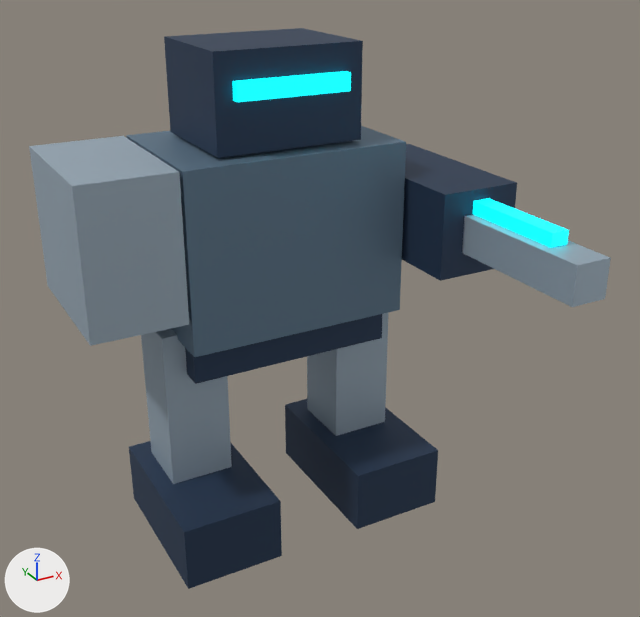
One commit to the Blender file art/sentinel_low.blend: the scene before it, then after it.
One viewpoint serves both versions: a 50 mm camera at (-1.29, -2.74, 2.12) aimed at (0.02, -0.36, 0.93). The lights are fixed; the arrows at lower left show +X, +Y and +Z. The picture after the commit comes second.

Names of what the first picture shows: 'Accelerator barrel', 'Foot', 'Foot.001', 'Helmet', 'Leg actuator', 'Leg actuator.001', 'Pelvis', 'Shoulder shield', 'Torso', 'Visor', 'Weapon cradle', 'Weapon tracer'.
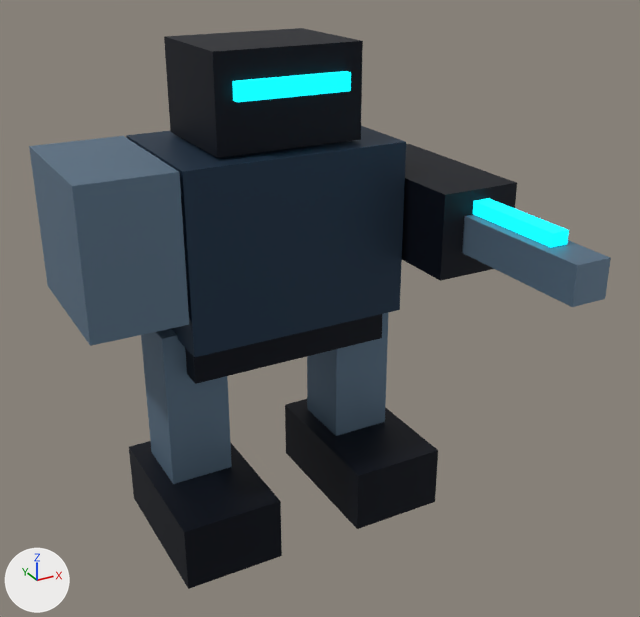
The change in detail:
Material 'dark' (mat_dark) changes colour from dark blue #32455f to black #080f1d; in linear values from (0.0314, 0.0588, 0.114) to (0.00243, 0.00478, 0.0123).
Material 'edge' (mat_edge) changes colour from light grey #acbdcb to blue #698298; in linear values from (0.412, 0.51, 0.596) to (0.141, 0.223, 0.314).
Material 'armor' (mat_armor) changes colour from blue #6c859a to dark blue #263c52; in linear values from (0.149, 0.235, 0.322) to (0.0194, 0.0452, 0.0844).

Pixel boxes [x1, y1, x2, y2] of what changed, in the pictures (640 x 617 px):
'Torso', recoloured (blue to dark blue): [126, 126, 406, 357] in both
'Shoulder shield', recoloured (darker): [29, 136, 189, 346] in both
'Helmet', recoloured (dark blue to black): [164, 28, 363, 158] in both
'Foot', recoloured (dark blue to black): [129, 441, 282, 589] in both
'Foot.001', recoloured (dark blue to black): [285, 399, 438, 529] in both
'Leg actuator', recoloured (darker): [141, 329, 232, 484] in both
'Weapon cradle', recoloured (dark blue to black): [402, 144, 517, 281] in both
'Accelerator barrel', recoloured (darker): [462, 214, 611, 307] in both
'Leg actuator.001', recoloured (darker): [307, 312, 389, 436] in both
'Pelvis', recoloured (dark blue to black): [185, 314, 382, 384] in both
